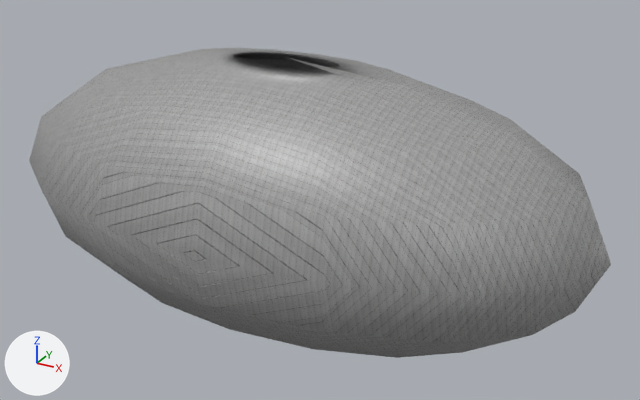
An edit to the Blender file assets/ships/parts/blender/place_asteroid_rock_b_authored.blend, drawn before and after from the same camera.
One viewpoint serves both versions: a camera (50 mm lens) standing at (21.3, -35.4, 17.7) and looking at (1.5, 0.6, -0.3). Arrows for +X, +Y and +Z are at lower left; the lights stay in place. The older version comes first.

The first picture shows 'place_asteroid_rock_b_Material_Hull_Merged'.
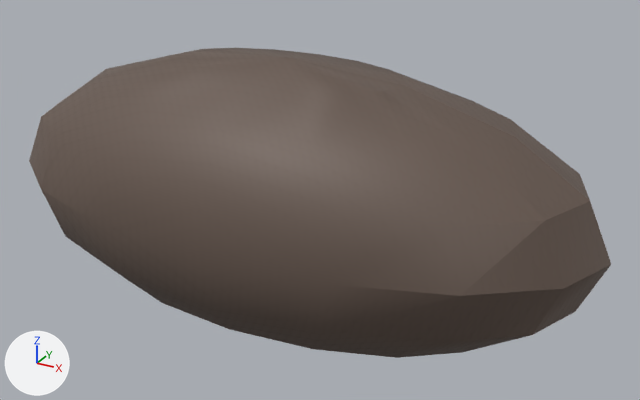
Location of each change, [x1, y1, x2, y2] in pixels of the pictures (640 x 400 px):
'place_asteroid_rock_b_Material_Hull_Merged', recoloured (grey to brown): [29, 48, 611, 358] in both

What changed in the scene script:
```text
Add img_place_asteroid_rock_b_wear_mask_2k_jpg:
    img_place_asteroid_rock_b_wear_mask_2k_jpg = load_image('place_asteroid_rock_b_wear_mask_2k.jpg', '../textures/place_asteroid_rock_b/place_asteroid_rock_b_wear_mask_2k.jpg', 1024, 1024, 'Non-Color')
Add mat_material_hull:
    mat_material_hull = bpy.data.materials.new('Material_Hull')
    # colours: brown #695950
    # uses the picture img_place_asteroid_rock_b_wear_mask_2k_jpg
Change me_place_asteroid_rock_b_material_hull_merged_001:
    where me_place_asteroid_rock_b_material_hull_merged_001.from_pydata(...)  # 426 vertices, 688 faces; spans x -16.0..16.0, y -8.0..8.0, z -7.0..7.0
    remove me_place_asteroid_rock_b_material_hull_merged_001.materials.append(mat_material_hull_007)
    add me_place_asteroid_rock_b_material_hull_merged_001.materials.append(mat_material_hull)
Change ob_place_asteroid_rock_b_material_hull_merged:
    add _m = ob_place_asteroid_rock_b_material_hull_merged.modifiers.new('BEVEL', 'BEVEL')
    add _m.width = 0.05
    add _m.width_pct = 0.05
    add _m.segments = 2
    add _m = ob_place_asteroid_rock_b_material_hull_merged.modifiers.new('WN', 'WEIGHTED_NORMAL')
    add _m.keep_sharp = True
```
